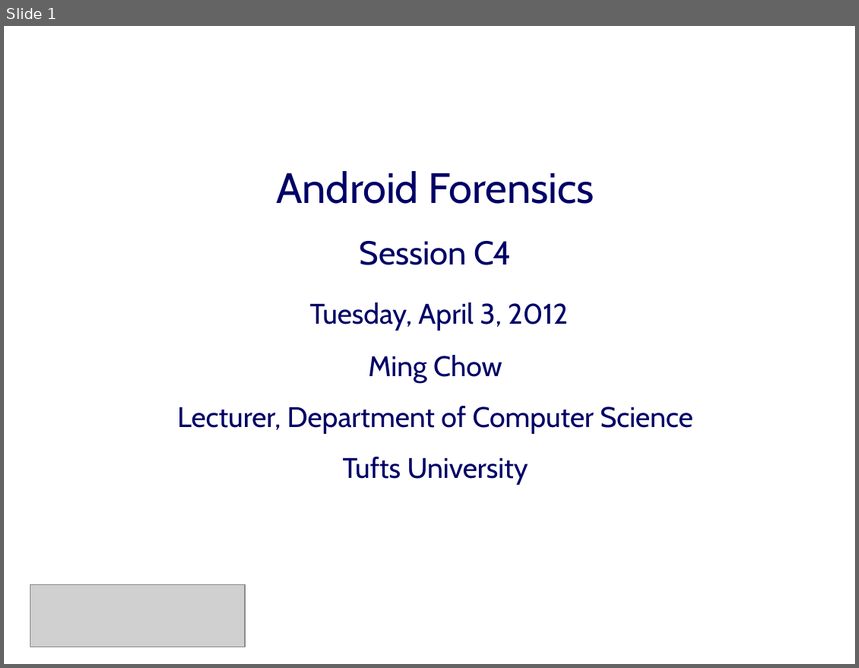
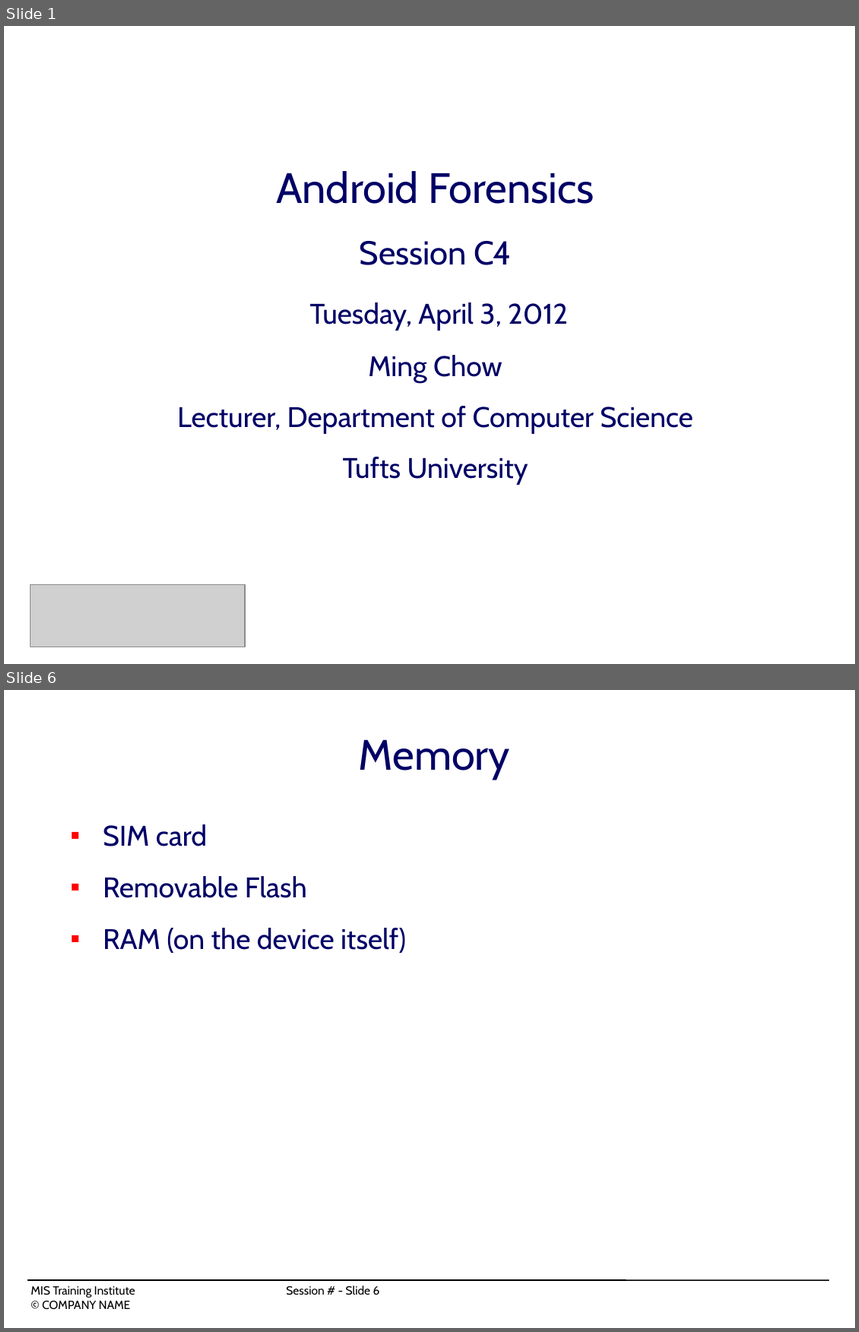
Before and after one commit to mchow01/Security, a slide deck: forensics/android/OS12_C4-mchow.ppt. Shown one above the other, each under a label of ours: slide 1 before the commit, slides 1 and 6 after it; the slides between them are not shown. The pictures are 859x668 and 859x1332 pixels, drawn with LibreOffice and Linux fonts; fonts in the diff are those of the drawing; grey boxes stand for pictures; background and template pictures are left out. Boxes give left, top, right and bottom in pixels: in the first picture for what was removed or moved away, otherwise in the second. Text is boxed around its words. In the diff, an @@ line names an element or a change of style, - is before the commit and + after.

```diff
--- a/forensics/android/OS12_C4-mchow.ppt
+++ b/forensics/android/OS12_C4-mchow.ppt
@@ slide 6 added at bbox=[4, 690, 855, 1328], background #FFFFFF @@
@@ title added at bbox=[359, 739, 511, 779], 36 pt, text #000066 @@
+Memory
@@ text added at bbox=[103, 825, 406, 953], 24 pt, text #000066 @@
+■ SIM card
+■ Removable Flash
+■ RAM (on the device itself)
@@ line added from (28, 1281) to (829, 1281), #000000 0.99 pt @@
@@ text added at bbox=[31, 1286, 380, 1298], 10 pt, text #000000 @@
+MIS Training Institute Session # - Slide 6
+© COMPANY NAME
```
Also in this commit, not shown: 13 other slides added, 2 other files.
